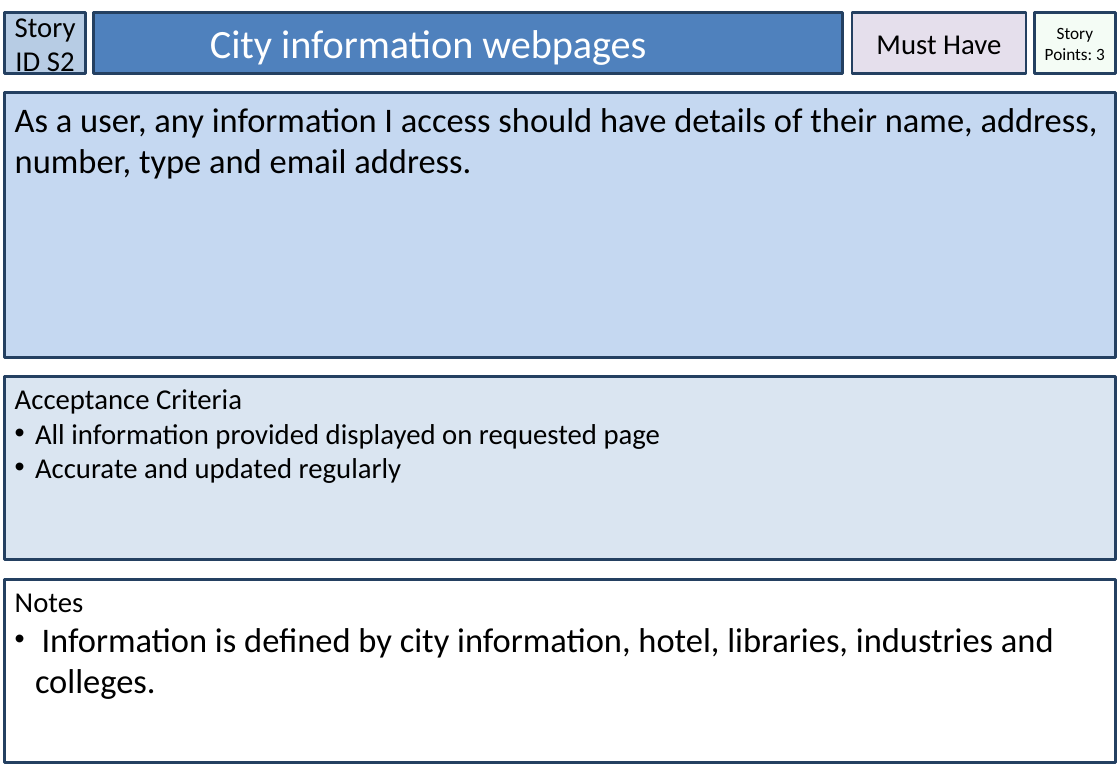
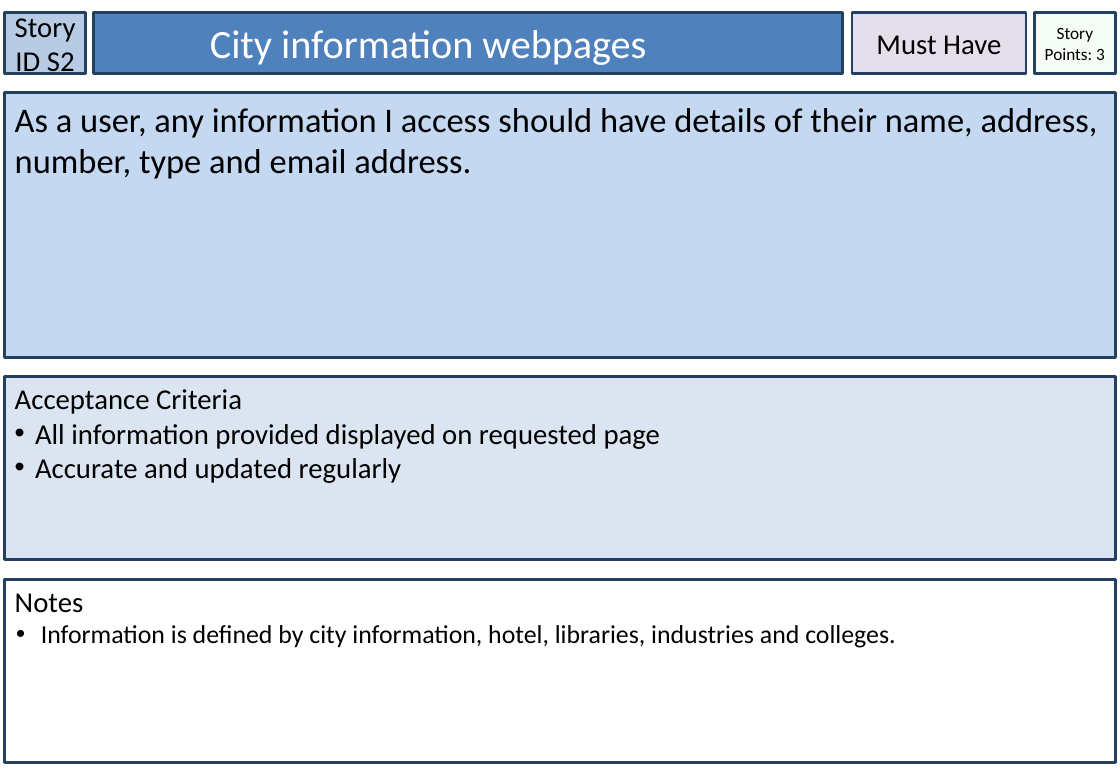
Before and after one commit to LaineBuraga/Discover-Brisbane, a slide deck: slide 9 of User Stories.pptx. Drawn at 1120x775 pixels with LibreOffice and Linux fonts; fonts in the diff are those of the drawing. Boxes give left, top, right and bottom in pixels: in the first picture for what was removed or moved away, otherwise in the second. Text is boxed around its words. In the diff, an @@ line names an element or a change of style, - is before the commit and + after.

```diff
--- a/User Stories.pptx
+++ b/User Stories.pptx
@@ text in rectangle at (x1=41, y1=625, x2=895, y2=648): size 24 to 18 pt; indent changed @@
```
Also in this commit, not shown: 6 other slides changed, 2 other files.
